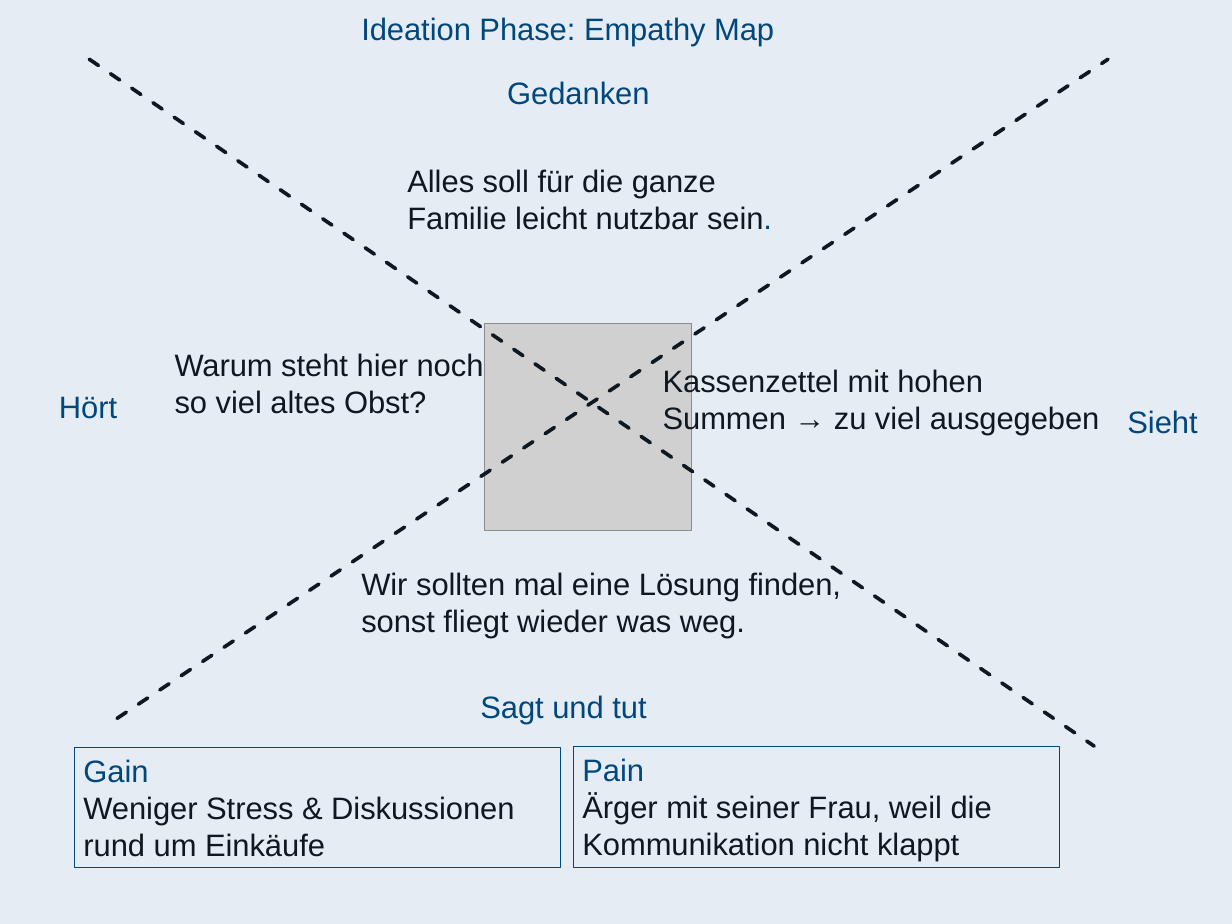
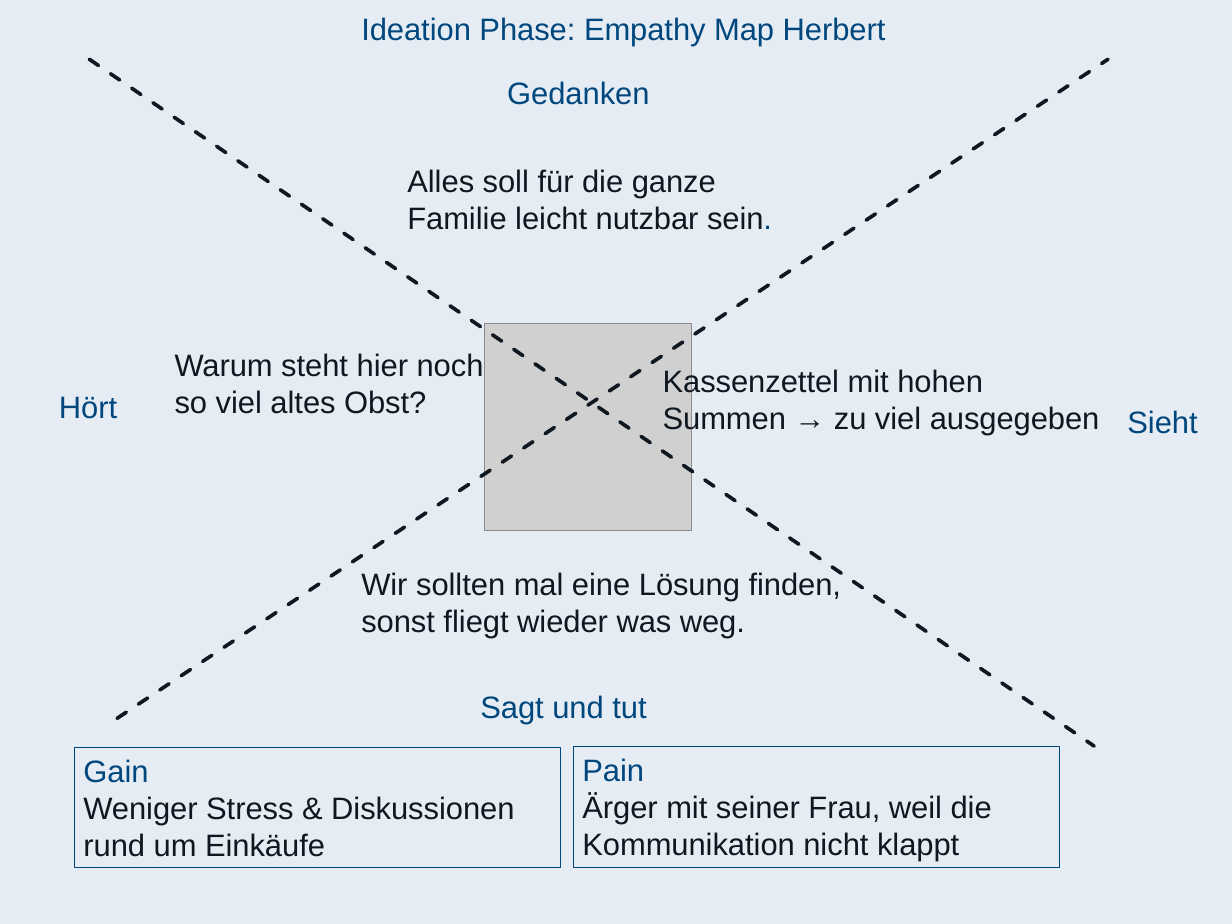
Before and after one commit to BS-Portfolio/DotShoppingList, a slide deck: slide 2 of Docs/Empathy Map Aktuell.pptx. Drawn at 1232x924 pixels with LibreOffice and Linux fonts; fonts in the diff are those of the drawing; grey boxes stand for pictures; background and template pictures are left out. Boxes give left, top, right and bottom in pixels: in the first picture for what was removed or moved away, otherwise in the second. Text is boxed around its words. In the diff, an @@ line names an element or a change of style, - is before the commit and + after.

Commit message:
Develop
Empathy Map

```diff
--- a/Docs/Empathy Map Aktuell.pptx
+++ b/Docs/Empathy Map Aktuell.pptx
@@ text at (361, 17, 886, 46): text changed @@
-Ideation Phase: Empathy Map
+Ideation Phase: Empathy Map Herbert
```
Also in this commit, not shown: 1 other slide changed.
